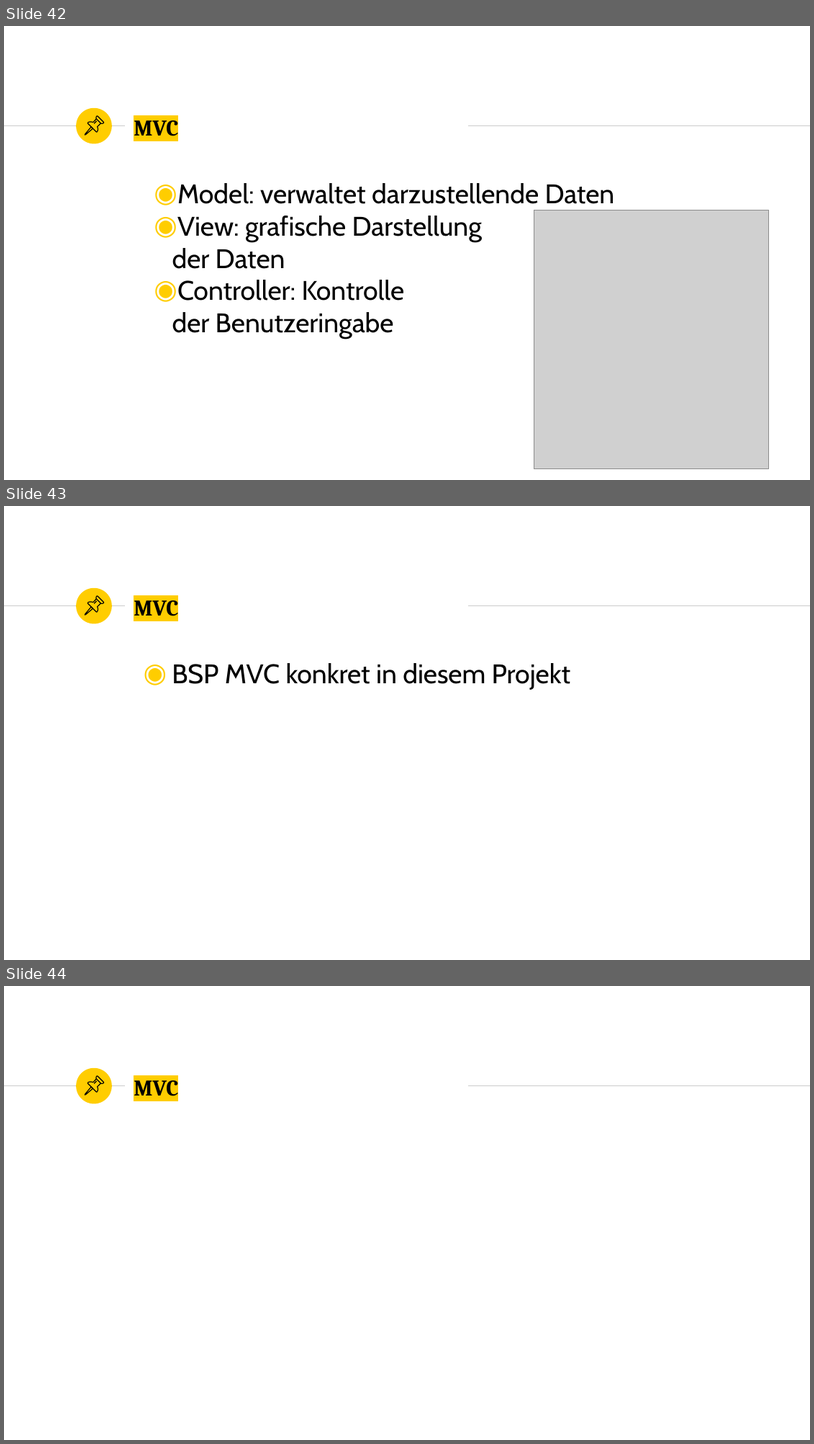
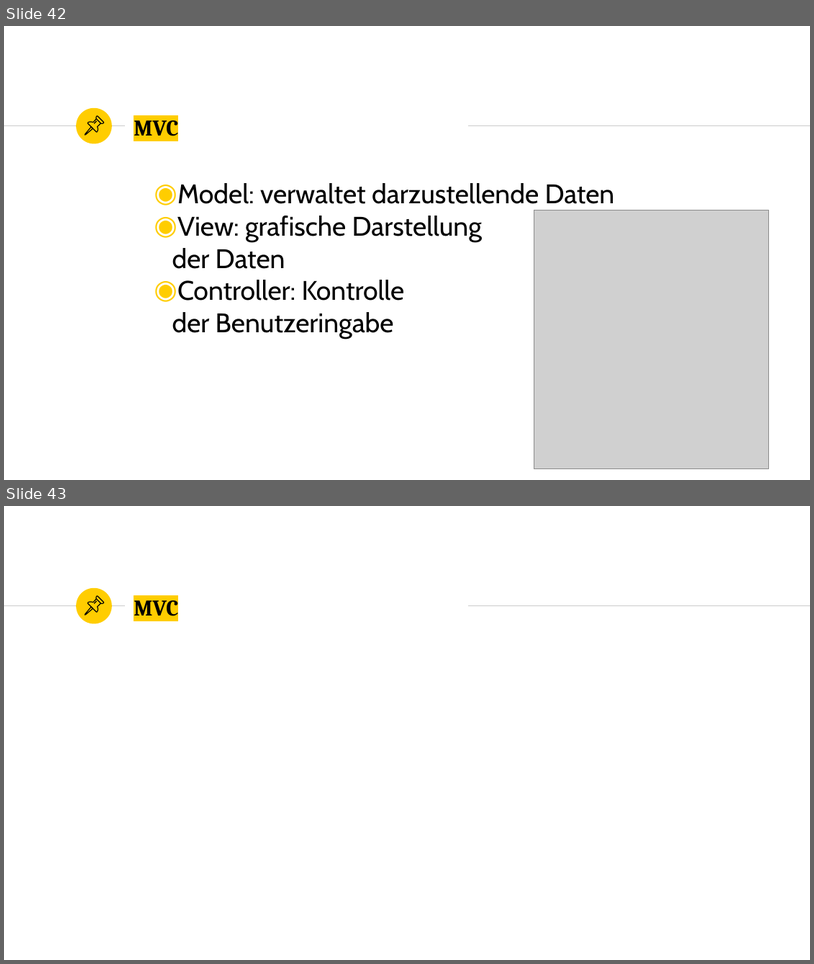
Before and after one commit to marcelherd/OOT-Projekt, a slide deck: Presentation/Presentation.pptx. Shown one above the other, each under a label of ours: slides 42, 43 and 44 before the commit, slides 42 and 43 after it. The pictures are 814x1444 and 814x964 pixels, drawn with LibreOffice and Linux fonts; fonts in the diff are those of the drawing; grey boxes stand for pictures; background and template pictures are left out. Boxes give left, top, right and bottom in pixels: in the first picture for what was removed or moved away, otherwise in the second. Text is boxed around its words. In the diff, an @@ line names an element or a change of style, - is before the commit and + after.

```diff
--- a/Presentation/Presentation.pptx
+++ b/Presentation/Presentation.pptx
@@ slide 43 removed at [4, 506, 810, 960], background #FFFFFF; not listed: 3 template elements that a slide beside it also shows @@
@@ group removed at [85, 596, 103, 615]: 4 freeform shapes @@
@@ title removed at [134, 595, 178, 616] @@
-MVC
@@ text removed at [172, 663, 571, 689] @@
-◉ BSP MVC konkret in diesem Projekt
@@ what was slide 44 is now slide 43 @@
```
Also in this commit, not shown: 1 slide changed.
